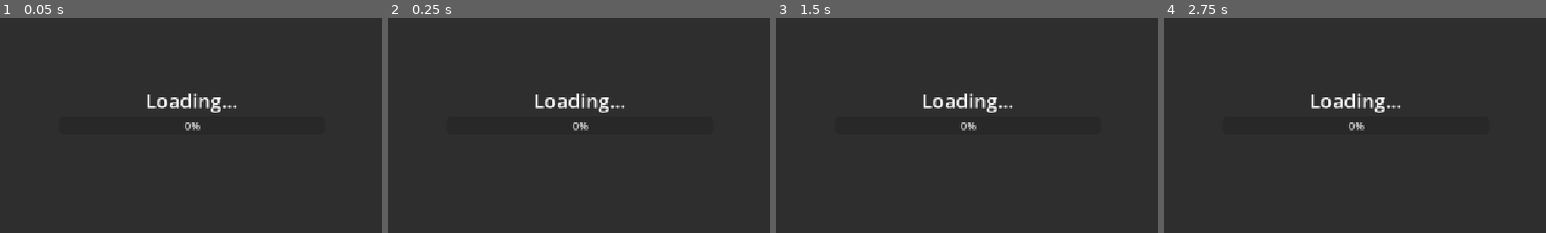
Above: before the commit, frames 1-4 (left to right).
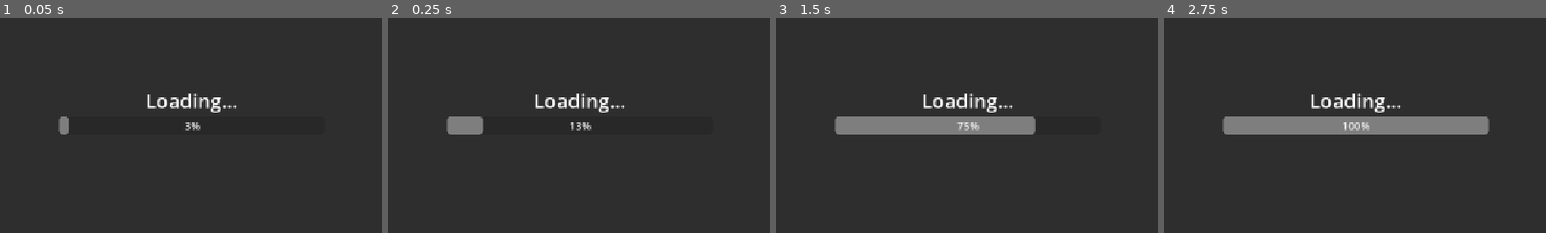
Above: after the commit, the same moments.

Repository: Firemanarg/game-jam-template
Game: Godot game, scene res://scenes/common/loading_system/loading_screen.tscn
The game is run twice, just before and just after one commit, with the same random seed, the same clock (stepped at 60 frames per second) and the same inputs. The project has no main scene, so this scene is started directly.
Inputs:
- Up to frame 1 (0.05 s): no input
- Up to frame 2 (0.25 s): no input
- Up to frame 3 (1.5 s): hold D (move_right) from 0.53 s (still down); tap Space (attack) at 0.6, 1.35 s; tap W (move_up) at 0.77 s
- Up to frame 4 (2.75 s): tap W (move_up) at 1.52 s; release D (move_right) at 2.03 s; hold A (move_left) from 2.03 s (still down); tap Space (attack) at 2.1 s
The pictures show only the part of the screen within x 25-75%, y 28-78%; the shares and areas given below are measured in that part.

The runs differ from the first frame. In frame 1, 0.2% of the frame differs, in the area x 15-50%, y 45-55%; in frame 2, 1.0%; in frame 3, 4.4%; in frame 4, 5.9%, in the area x 15-86%, y 45-55%.
Error before the commit: Out of bounds set index '0' (on base: 'PackedFloat32Array') (res://scenes/common/loading_system/loading_screen.gd:79)

Commit message:
feat: Separate individual from total load callbacks to improve loading screen customization

Diff:
--- a/scenes/common/loading_system/loading_screen.gd
+++ b/scenes/common/loading_system/loading_screen.gd
@@ -10,6 +10,8 @@
 @export var paths_to_load: PackedStringArray = []
 @export_range(0.0, 10.0, 0.1, "or_greater", "prefer_slider")
 var load_pre_delay: float = 0.0
+@export_range(0.0, 10.0, 0.1, "or_greater", "prefer_slider")
+var load_post_delay: float = 0.0
 @export_range(0.0, 10.0, 0.1, "or_greater", "prefer_slider")
 var minimum_load_duration: float = 2.0
 @export var abort_if_fail: bool = true
@@ -35,14 +37,26 @@
 
 
 func _process(delta: float) -> void:
-	loading_bar.set_value(_progress * 100)
 	if not _has_started_load or _has_finished_load:
 		return
 	_elapsed_time += delta
 	var has_reached_min_time: bool = _elapsed_time >= minimum_load_duration
 	if _completed_count == paths_to_load.size() and has_reached_min_time:
-		finished_loading.emit()
 		_has_finished_load = true
+		if load_post_delay > 0.0:
+			get_tree().create_timer(load_post_delay).timeout.connect(func():
+					_log_finished_resources()
+					finished_loading.emit(_failed_paths)
+					_on_load_finished(_failed_paths))
+		else:
+			_log_finished_resources()
+			finished_loading.emit(_failed_paths)
+			_on_load_finished(_failed_paths)
+	var time_ratio: float = (
+			remap(
+					_elapsed_time,
+					0.0, minimum_load_duration, 0.0, 1.0))
+	loading_bar.set_value(_progress * time_ratio * 100)
 	_update_total_progress.call_deferred()
 
 
@@ -51,30 +65,63 @@
 
 # ------------------------------------------------------------------------------
 
+# Overridable
+func _on_load_finished(failed_paths: PackedStringArray) -> void:
+	pass
+
+
+# Overridable
+func _on_progress_updated(progress: float) -> void:
+	pass
+
+# ------------------------------------------------------------------------------
+
 func _start_load() -> void:
+	_progress = 0.0
 	_has_started_load = true
+	_individual_path_progress.resize(paths_to_load.size())
+	if paths_to_load.is_empty():
+		_progress = 1.0
+		return
 	var progress_index: int = 0
 	for path: String in paths_to_load:
 		Loading.load_async(
 				path,
-				_on_load_finished.bind(path, progress_index),
-				_on_progress_updated.bind(progress_index))
+				_on_individual_load_finished.bind(path, progress_index),
+				_on_individual_progress_updated.bind(progress_index))
 		progress_index += 1
 
 
 func _update_total_progress() -> void:
+	if paths_to_load.is_empty():
+		_progress = 1.0
+		_on_progress_updated(_progress)
+		return
+
 	var int_progress: int = 0
 	for path_progress: float in _individual_path_progress:
 		int_progress += int(path_progress * 100)
 	_progress = (float(int_progress) / 100.0) / float(paths_to_load.size())
+	_on_progress_updated(_progress)
+
+
+func _log_finished_resources() -> void:
+	if paths_to_load.is_empty():
+		FDLog.log_info("[LoadingScreen]: Finished loading 0 resources.")
+		return
+	FDLog.log_info(
+			"[LoadingScreen]: Finished loading %d resources:%s" % [
+				_completed_count,
+				"\n\t* " + "\n\t* ".join(paths_to_load)
+			])
 
 # ------------------------------------------------------------------------------
 
-func _on_progress_updated(progress: float, index: int) -> void:
+func _on_individual_progress_updated(progress: float, index: int) -> void:
 	_individual_path_progress[index] = progress
 
 
-func _on_load_finished(
+func _on_individual_load_finished(
 		resource: Resource, path: String, progress_index: int) -> void:
 	_individual_path_progress[progress_index] = 1.0
 	_completed_count += 1
--- a/scenes/common/loading_system/loading_screen.tscn
+++ b/scenes/common/loading_system/loading_screen.tscn
@@ -2,9 +2,8 @@
 
 [ext_resource type="Script" uid="uid://bs3p8pps74wxi" path="res://scenes/common/loading_system/loading_screen.gd" id="1_m8yw1"]
 
-[node name="LoadingScreen" type="CanvasLayer" unique_id=1475624813]
+[node name="LoadingScreen" type="CanvasLayer" unique_id=478888503]
 script = ExtResource("1_m8yw1")
-paths_to_load = [null, null]
 
 [node name="PanelContainer" type="PanelContainer" parent="." unique_id=1637757075]
 anchors_preset = 15
